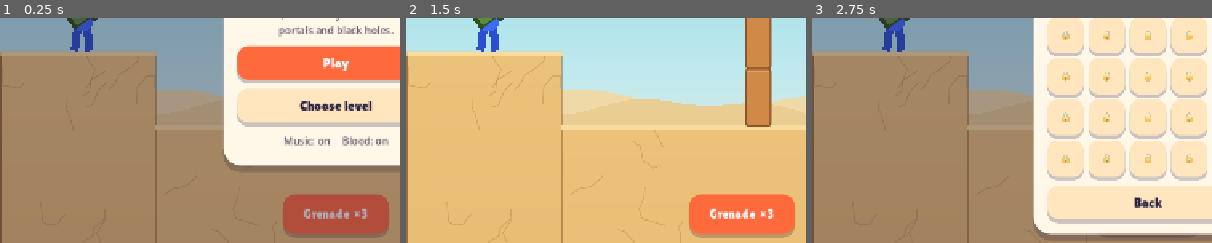
Above: before the commit, frames 1-3 (left to right).
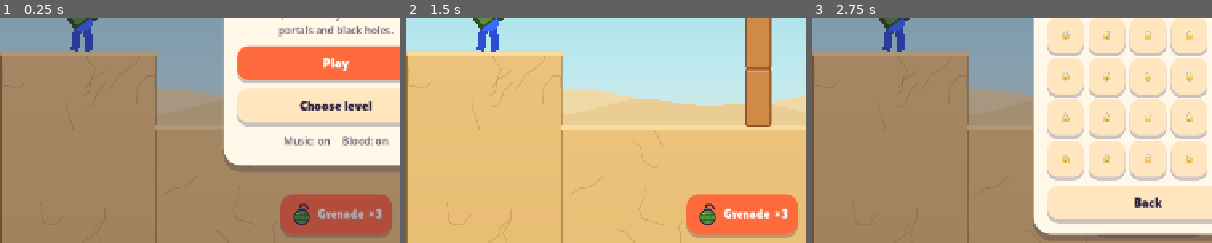
Above: after the commit, the same moments.

Repository: omerMost/gameblast
Game: Godot game, scene res://scenes/main.tscn
The game is run twice, just before and just after one commit, with the same random seed, the same clock (stepped at 60 frames per second) and the same inputs.
Inputs:
- Up to frame 1 (0.25 s): no input
- Up to frame 2 (1.5 s): click "Grenade ×3" at 0.5 s; click "Play" at 1.25 s
- Up to frame 3 (2.75 s): click "≡" at 2 s
The pictures show only the part of the screen within x 8-58%, y 50-100%; the shares and areas given below are measured in that part.

The runs differ from the first frame. In frame 1, 1.0% of the frame differs, in the area x 70-98%, y 78-98%; in frame 2, 1.1%; in frame 3, less than 0.1%.

Commit message:
feat: export Android debug app and improve device rendering
- Build and verify the ARM64 APK on the connected phone, preserving progress.
- Add weapon pictures and cache repeated rendering work with a 60 FPS Android cap.
- Record toolchain, playtest feedback and 15 passing suites with 40 bot clears.

Co-Authored-By: Codex <codex@openai.com>

Diff:
--- /dev/null
+++ b/godot/assets/images/grenade.svg
@@ -0,0 +1 @@
+<svg xmlns="http://www.w3.org/2000/svg" width="36" height="36" viewBox="0 0 36 36"><path d="M16 8V3h8l5 7" fill="none" stroke="#2a2140" stroke-width="3" stroke-linejoin="round"/><rect x="13" y="7" width="10" height="6" rx="2" fill="#687787"/><ellipse cx="18" cy="23" rx="12" ry="12" fill="#4f9a3a" stroke="#2a2140" stroke-width="2"/><path d="M7 20h22M8 27h20M14 12v22M22 12v22" stroke="#346b29" stroke-width="2"/><ellipse cx="12" cy="17" rx="3" ry="2" fill="#a8d77b"/></svg>
--- /dev/null
+++ b/godot/assets/images/rocket.svg
@@ -0,0 +1 @@
+<svg xmlns="http://www.w3.org/2000/svg" width="36" height="36" viewBox="0 0 36 36"><path d="M5 23l-3 7 9-3" fill="#ffb020"/><path d="M10 15L7 7l10 3M20 25l9 4-3-11" fill="#4f9a3a" stroke="#2a2140" stroke-width="2" stroke-linejoin="round"/><path d="M8 22L22 8l7 7-14 14z" fill="#c9ced8" stroke="#2a2140" stroke-width="2"/><path d="M22 8l10-4-3 11z" fill="#f06a3b" stroke="#2a2140" stroke-width="2" stroke-linejoin="round"/><path d="M16 14l6 6" stroke="#687787" stroke-width="3"/></svg>
--- a/godot/project.godot
+++ b/godot/project.godot
@@ -7,6 +7,7 @@
 
 config/name="Blast Ranger"
 config/description="Physics bazooka shooter"
+config/icon="res://assets/images/icon.png"
 run/main_scene="res://scenes/main.tscn"
 config/features=PackedStringArray("4.7", "GL Compatibility")
 
@@ -22,6 +23,7 @@
 window/stretch/mode="canvas_items"
 window/stretch/aspect="expand"
 window/handheld/orientation=4
+window/energy_saving/keep_screen_on=true
 
 [input_devices]
 
@@ -37,6 +39,7 @@
 2d/solver/solver_iterations=16
 
 [rendering]
+textures/vram_compression/import_etc2_astc=true
 
 renderer/rendering_method="gl_compatibility"
 renderer/rendering_method.mobile="gl_compatibility"
--- a/godot/scripts/hud.gd
+++ b/godot/scripts/hud.gd
@@ -30,6 +30,8 @@
 var result_title := ""         # text of the last result card (tests read these, not pixels)
 var result_text := ""
 var w_btns := {}
+var weapon_styles := {}
+var weapon_selected := {}
 var hint: Label
 var fx_layer: Control
 var dim: ColorRect
@@ -94,6 +96,11 @@
 	sound.tooltip_text = "Mute / unmute sound"
 	top.add_child(sound)
 
+	weapon_styles = {
+		"selected": _box(ACCENT, 20, 5, 16, 8),
+		"available": _box(CHIP, 20, 5, 16, 8),
+		"disabled": _box(Color(CHIP, 0.45), 20, 5, 16, 8),
+	}
 	# --- weapon bar
 	var wbar := HBoxContainer.new()
 	wbar.set_anchors_preset(Control.PRESET_CENTER_BOTTOM)
@@ -106,6 +113,9 @@
 	for w in ["grenade", "rocket"]:
 		var b := Button.new()
 		b.focus_mode = Control.FOCUS_NONE
+		b.icon = load("res://assets/images/" + w + ".svg")
+		b.add_theme_constant_override("icon_max_width", 36)
+		b.add_theme_constant_override("h_separation", 8)
 		b.add_theme_font_override("font", disp)
 		b.add_theme_font_size_override("font_size", 20)
 		b.custom_minimum_size = Vector2(170, 56)
@@ -384,12 +394,14 @@
 		b.text = "%s  ×%d" % [w.capitalize(), n]
 		b.disabled = n == 0
 		var sel: bool = game.weapon == w and n > 0
-		var bg := ACCENT if sel else CHIP
+		if weapon_selected.get(w, null) == sel:
+			continue
+		weapon_selected[w] = sel
 		var fc := Color.WHITE if sel else INK
 		for c in ["font_color", "font_hover_color", "font_pressed_color", "font_disabled_color"]:
 			b.add_theme_color_override(c, fc if c != "font_disabled_color" else Color(INK, 0.45))
 		for st in ["normal", "hover", "pressed", "disabled"]:
-			b.add_theme_stylebox_override(st, _box(bg if st != "disabled" else Color(CHIP, 0.45), 20, 5, 16, 8))
+			b.add_theme_stylebox_override(st, weapon_styles["disabled" if st == "disabled" else ("selected" if sel else "available")])
 
 
 func _draw_fx() -> void:
--- a/godot/scripts/main.gd
+++ b/godot/scripts/main.gd
@@ -8,10 +8,15 @@
 var hud: Hud
 var bg: Background
 var audio: RangerAudio
+var perf_time := 0.0
+var perf_frames := 0
+var perf_worst_ms := 0.0
 var drag = null   # {x0, y0, x, y} in viewport (virtual) pixels while aiming
 
 
 func _ready() -> void:
+	if OS.get_name() == "Android":
+		Engine.max_fps = 60 # Match physics; avoid redrawing twice per tick on 120 Hz phones.
 	var bl := CanvasLayer.new()
 	bl.layer = -1
 	add_child(bl)
@@ -77,6 +82,15 @@
 
 
 func _process(_dt: float) -> void:
+	if OS.get_name() == "Android" and OS.is_debug_build():
+		perf_time += _dt
+		perf_frames += 1
+		perf_worst_ms = maxf(perf_worst_ms, _dt * 1000)
+		if perf_time >= 5.0:
+			print("BR_PERF fps=%.1f worst_frame_ms=%.1f bodies=%d particles=%d decals=%d" % [perf_frames / perf_time, perf_worst_ms, game.bodies.size(), game.particles.size(), game.decals.size()])
+			perf_time = 0.0
+			perf_frames = 0
+			perf_worst_ms = 0.0
 	_layout()
 	view.drag_active = drag != null
 
--- a/godot/scripts/view.gd
+++ b/godot/scripts/view.gd
@@ -118,14 +118,19 @@
 	return clipped
 
 
+func valid_decal_polygons(center: Vector2, radius: Vector2, angle: float) -> Array:
+	# Validate once with clipping; neither the stain nor its platform moves.
+	return decal_polygons(center, radius, angle).filter(func(polygon):
+		return not Geometry2D.triangulate_polygon(polygon).is_empty())
+
+
 func _draw_decal_ellipse(center: Vector2, radius: Vector2, angle: float, color: Color, cache: Dictionary, key: String) -> void:
 	# Decals and static platforms do not move within a level. Clip once, then reuse
 	# the polygons; repeated geometry intersections made headless bot searches slow.
 	if not cache.has(key):
-		cache[key] = decal_polygons(center, radius, angle)
+		cache[key] = valid_decal_polygons(center, radius, angle)
 	for polygon in cache[key]:
-		if not Geometry2D.triangulate_polygon(polygon).is_empty():
-			draw_colored_polygon(polygon, color)
+		draw_colored_polygon(polygon, color)
 
 
 func _draw_decals() -> void:
--- a/godot/tests/fx.gd
+++ b/godot/tests/fx.gd
@@ -89,6 +89,7 @@
 	var edge: Vector2 = (ground.poly[0] + ground.poly[1]) / 2
 	var clipped: Array = main.view.decal_polygons(edge, Vector2(20, 10), 0.2)
 	check(not clipped.is_empty(), "decal crossing platform edge is clipped")
+	check(main.view.valid_decal_polygons(edge, Vector2(20, 10), 0.2) == clipped, "validated decal cache preserves clipped geometry")
 	for polygon in clipped:
 		for point in polygon:
 			check(Geometry2D.is_point_in_polygon(point, ground.poly), "clipped decal stays on ground")
--- a/godot/tests/progression.gd
+++ b/godot/tests/progression.gd
@@ -8,6 +8,15 @@
 		ok=ok and g.next_level(i)==(i+1 if i<39 else -1)
 		Save.record_win(i,3,g.level_count(),g.next_level(i))
 		ok=ok and Save.prog.unlocked==mini(40,i+2) and Save.stars(i)==3
+	await Debug.start_level(2) # Both weapons, original ammo.
+	main.hud.refresh()
+	for w in ["grenade", "rocket"]:
+		ok = ok and main.hud.w_btns[w].icon != null
+		main.hud.w_btns[w].pressed.emit()
+		ok = ok and g.weapon == w
+	var style = main.hud.w_btns.rocket.get_theme_stylebox("normal")
+	main.hud.refresh()
+	ok = ok and main.hud.w_btns.rocket.get_theme_stylebox("normal") == style
 	main.hud.show_levels()
 	await get_tree().process_frame
 	await get_tree().process_frame
Binary file added: godot/assets/images/android-icon-background.png
Not shown, added: godot/assets/images/android-icon-background.png.import
Binary file added: godot/assets/images/android-icon-foreground.png
Not shown, added: godot/assets/images/android-icon-foreground.png.import
Binary file added: godot/assets/images/android-icon-monochrome.png
Not shown, added: godot/assets/images/android-icon-monochrome.png.import
Not shown, added: godot/assets/images/grenade.svg.import
Binary file added: godot/assets/images/icon.png
Not shown, added: godot/assets/images/icon.png.import
Not shown, added: godot/assets/images/rocket.svg.import
Not shown, added: godot/export_presets.cfg
Not shown, changed: context/STATE.md
(and 10 more such lines)
